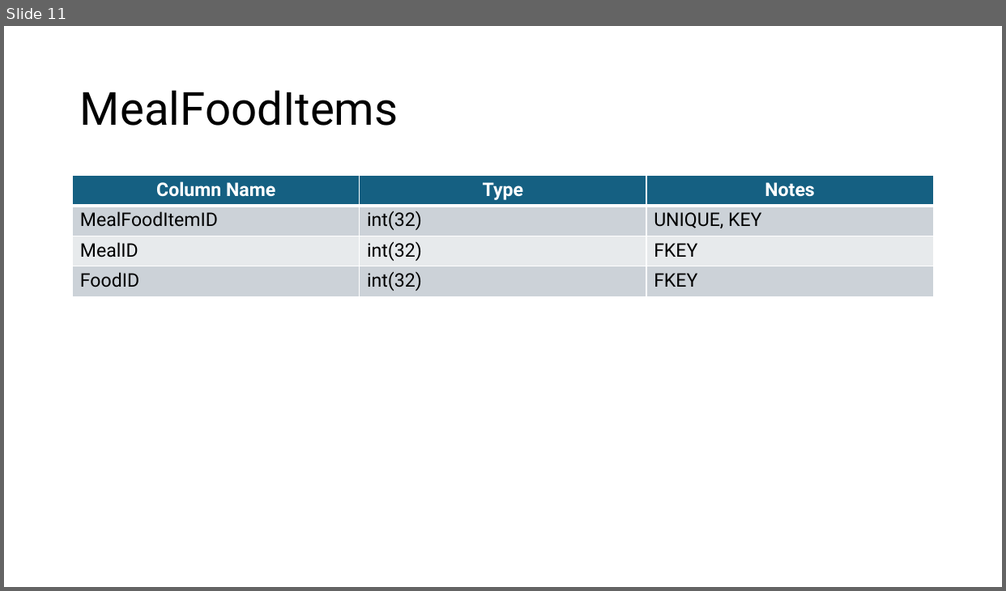
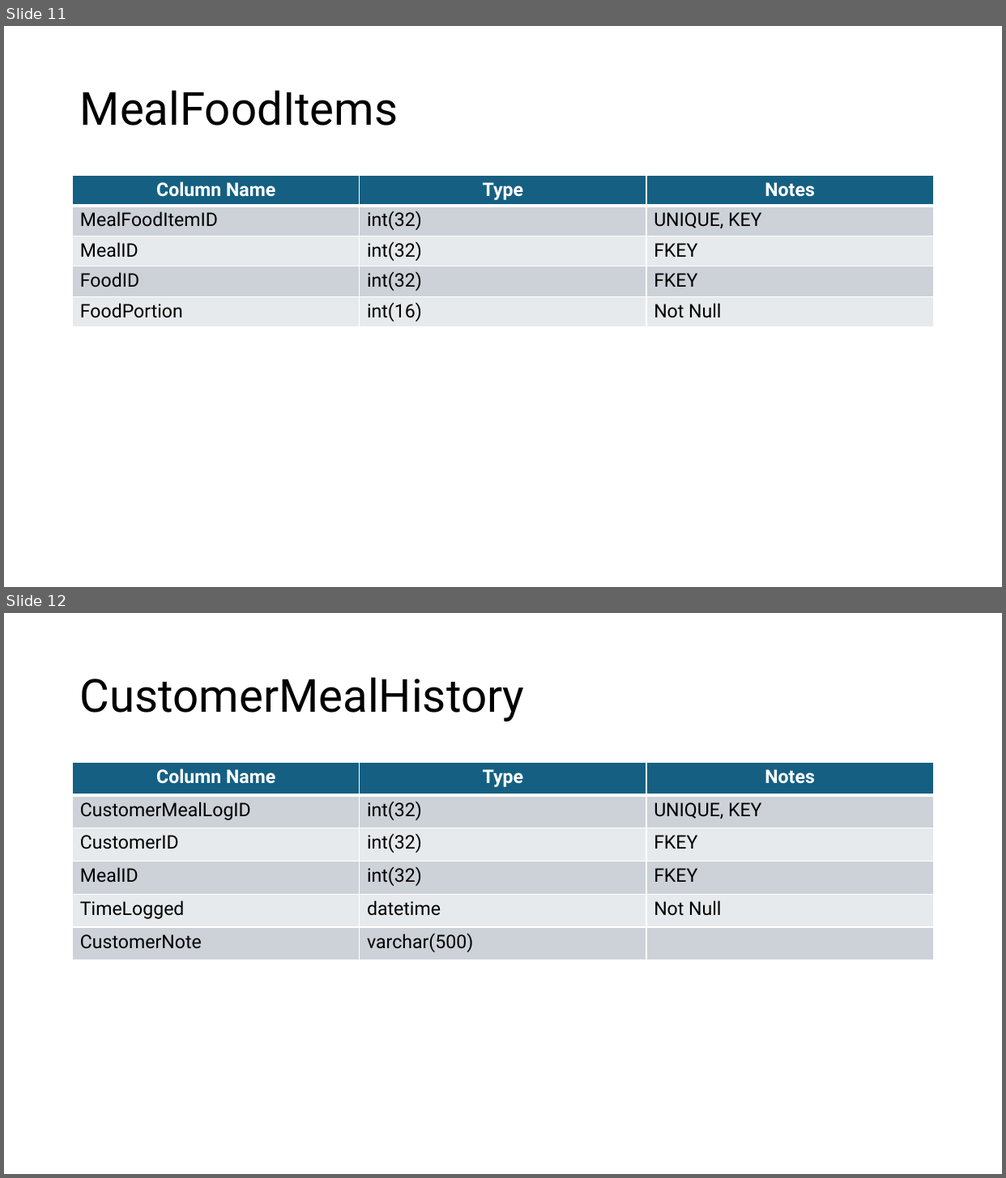
Before and after one commit to ShAntwan/Relive, a slide deck: ProjectDocumentaion/TableDesigns.pptx. Shown one above the other, each under a label of ours: slide 11 before the commit, slides 11 and 12 after it. The pictures are 1006x591 and 1006x1178 pixels, drawn with LibreOffice and Linux fonts; fonts in the diff are those of the drawing. Boxes give left, top, right and bottom in pixels: in the first picture for what was removed or moved away, otherwise in the second. Text is boxed around its words. In the diff, an @@ line names an element or a change of style, - is before the commit and + after.

```diff
--- a/ProjectDocumentaion/TableDesigns.pptx
+++ b/ProjectDocumentaion/TableDesigns.pptx
@@ slide 12 added at [4,613,1002,1174], background #FFFFFF @@
@@ title added at [80,677,525,722], 44 pt, text #000000 @@
+CustomerMealHistory
@@ table added at [73,763,933,1126], 6 rows, 3 columns @@
+Column Name | Type | Notes
+CustomerMealLogID | int(32) | UNIQUE, KEY
+CustomerID | int(32) | FKEY
+MealID | int(32) | FKEY
+TimeLogged | datetime | Not Null
+CustomerNote | varchar(500) | 
@@ slide 11 changed as well @@
@@ table at [73,176,933,338] @@
+row 5: FoodPortion | int(16) | Not Null
```
Also in this commit, not shown: 10 other slides changed, 4 other files.
